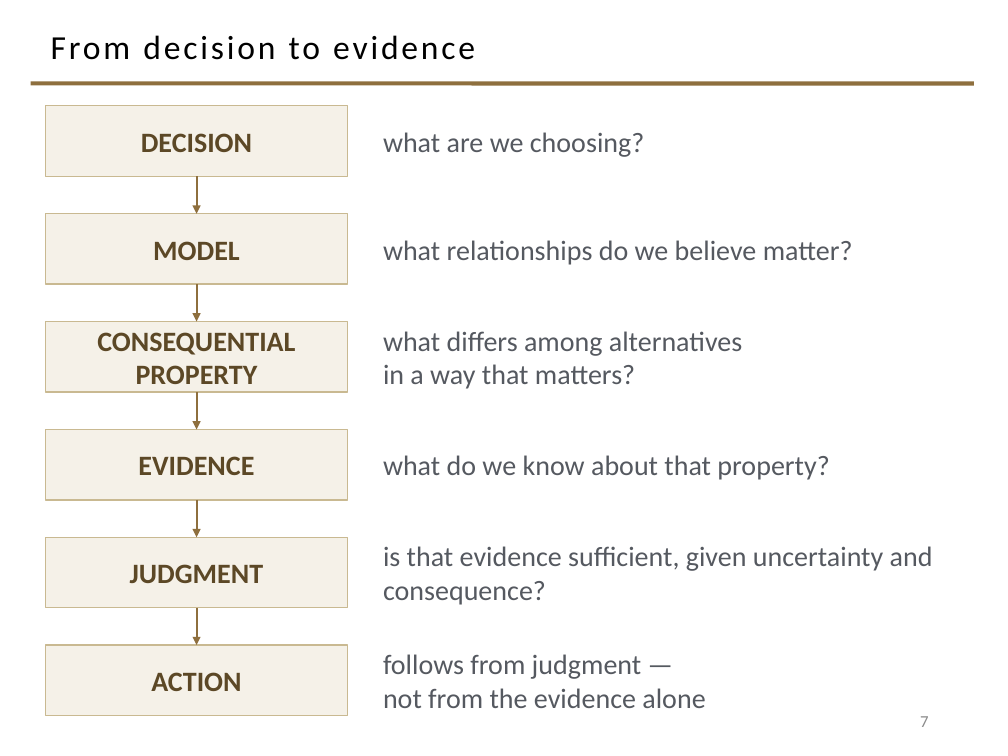
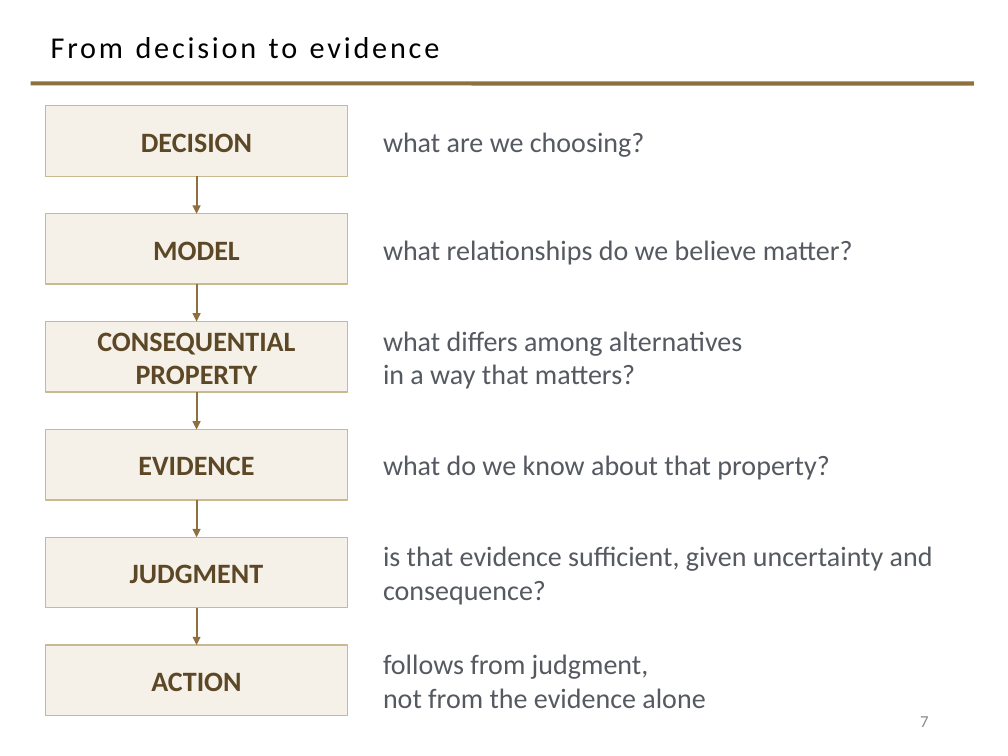
Before and after one commit to davisjam/model-based-agentic-software-engineering, a slide deck: slide 7 of course/lectures/act-1-foundations/09-engineering-decision-making-and-metrics/1-9-Engineering-Decision-Making-and-Metrics.pptx. Drawn at 1008x756 pixels with LibreOffice and Linux fonts; fonts in the diff are those of the drawing; background and template pictures are left out. Boxes give left, top, right and bottom in pixels: in the first picture for what was removed or moved away, otherwise in the second. Text is boxed around its words. In the diff, an @@ line names an element or a change of style, - is before the commit and + after.

```diff
--- a/course/lectures/act-1-foundations/09-engineering-decision-making-and-metrics/1-9-Engineering-Decision-Making-and-Metrics.pptx
+++ b/course/lectures/act-1-foundations/09-engineering-decision-making-and-metrics/1-9-Engineering-Decision-Making-and-Metrics.pptx
@@ title "From decision to evidence" at (x1=51, y1=37, x2=440, y2=59): size 24 to 21.6 pt @@
@@ text at (x1=383, y1=654, x2=649, y2=679): text changed @@
-follows from judgment —
+follows from judgment,
```
Also in this commit, not shown: 23 other slides changed.
